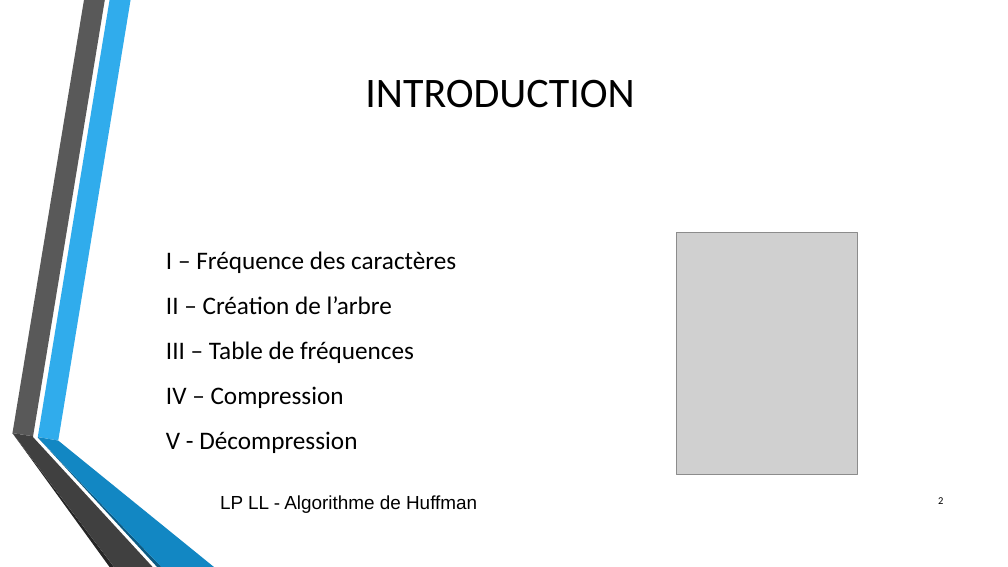
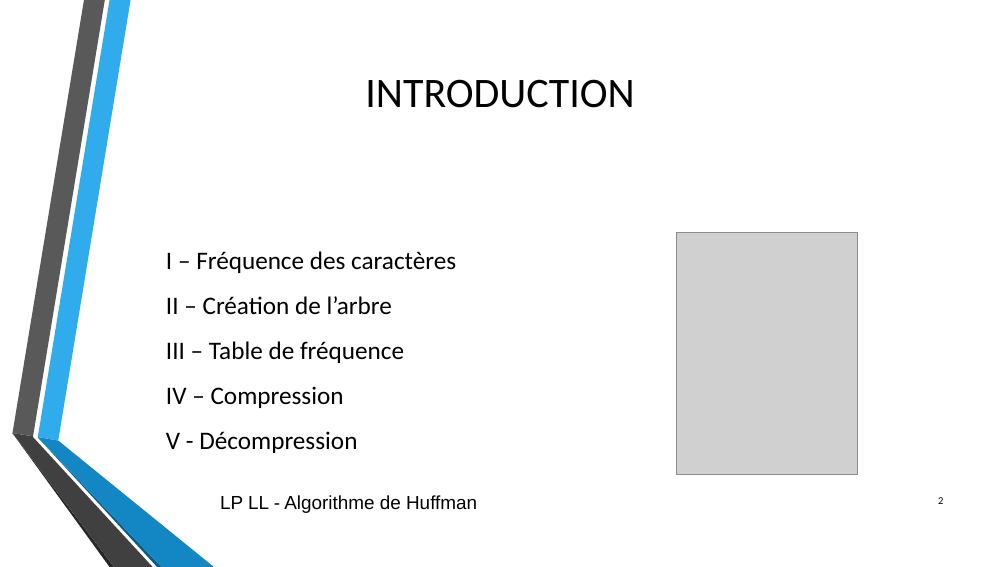
Before and after one commit to pop2211/Huffman, a slide deck: slide 2 of diapoHuffman.odp. Drawn at 1008x567 pixels with LibreOffice and Linux fonts; fonts in the diff are those of the drawing; grey boxes stand for pictures; background and template pictures are left out. Boxes give left, top, right and bottom in pixels: in the first picture for what was removed or moved away, otherwise in the second. Text is boxed around its words. In the diff, an @@ line names an element or a change of style, - is before the commit and + after.

```diff
--- a/diapoHuffman.odp
+++ b/diapoHuffman.odp
@@ text at box(166, 341, 404, 363): text changed @@
-● III – Table de fréquences
+● III – Table de fréquence
```
Also in this commit, not shown: 1 other slide changed.
